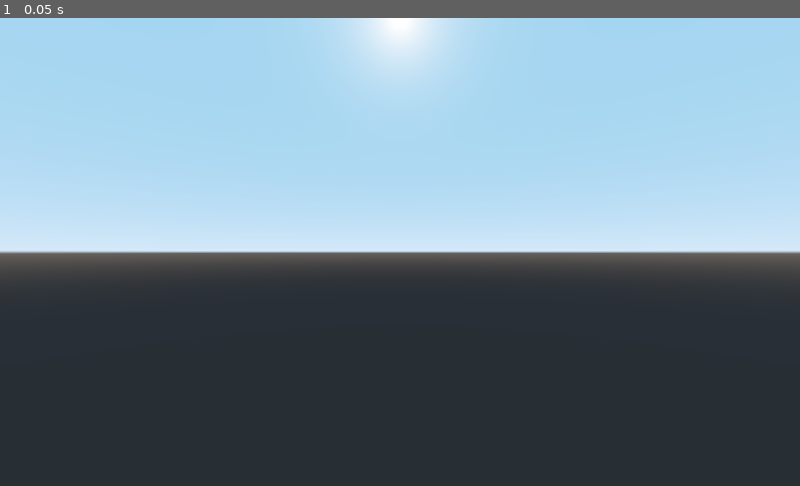
Above: before the commit, frame 1.
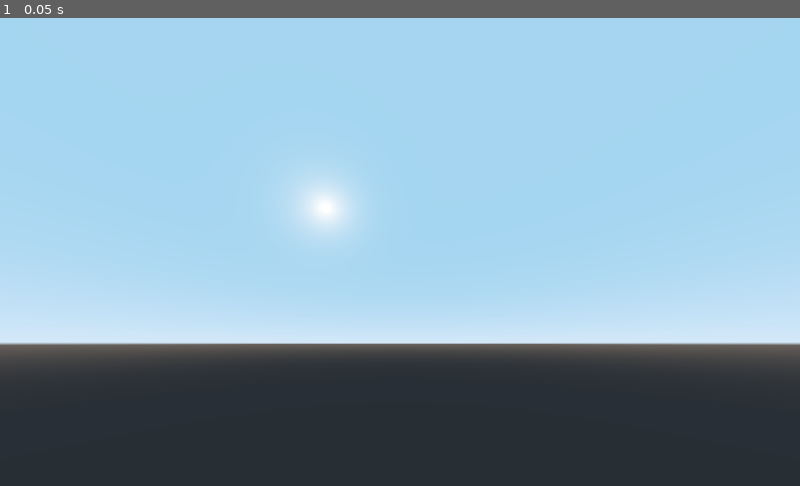
Above: after the commit, the same moment.

Repository: kb173/godot-volumetric-clouds
Game: Godot game, scene res://World.tscn
Two runs of this game, one before a commit and one after it. Both use one fixed random seed, a clock stepped at 60 frames per second and the inputs below.
Inputs:
- Up to frame 1 (0.05 s): no input

The runs differ from the first frame. In frame 1, 32% of the frame differs, in the area x 0-100%, y 0-75%.

Commit message:
Some basic cloudy fog thing is visible

Diff:
--- /dev/null
+++ b/RaymarchingCloudsCamera.shader
@@ -0,0 +1,70 @@
+shader_type canvas_item;
+
+uniform sampler2D camera_view;
+uniform sampler2D worley;
+
+uniform float depth = 128.0;
+
+uniform int num_steps = 64;
+uniform float step_length = 0.5;
+
+varying vec3 offset;
+varying vec3 start_position;
+varying vec3 direction;
+
+vec4 texture3d(sampler2D p_texture, vec3 p_uvw) {
+	vec3 mod_uvw = mod(p_uvw + offset, 1.0);
+
+	float fd = mod_uvw.z * depth;
+	float fz = floor(fd);
+
+	vec2 uv1 = vec2(mod_uvw.x, (mod_uvw.y + fz) / depth);
+	vec2 uv2 = vec2(mod_uvw.x, mod((mod_uvw.y + fz + 1.0) / depth, 1.0));
+
+	vec4 col1 = texture(p_texture, uv1);
+	vec4 col2 = texture(p_texture, uv2);
+
+	return mix(col1, col2, fd - fz);
+}
+
+float cloud_density(vec3 p_pos) {
+	vec4 density_in_texture = texture3d(worley, p_pos);
+
+	// join our octaves
+	float value = density_in_texture.r + (0.5 * density_in_texture.g) + (0.25 * density_in_texture.b);
+
+	// inverse and clamp
+	value = clamp(1.0 - value, 0.0, 1.0);
+
+	return value;
+}
+
+void vertex() {
+	// Position
+	start_position = vec3(VERTEX.x, 0.0, VERTEX.y);
+
+	// get our direction for our raymarch
+	direction = (inverse(PROJECTION_MATRIX) * vec4(normalize(start_position), 0.0)).xyz;
+}
+
+void fragment() {
+	// Draw the camera's view
+    COLOR = texture(camera_view, SCREEN_UV);
+
+	// March forward
+	float distance_to_camera = 0.0f;
+	vec3 cloud_color = vec3(1.0, 1.0, 1.0);
+	float cloud_alpha = 0.0f;
+
+	for (int i = 0; i < num_steps; i++) {
+		vec3 position = (start_position + distance_to_camera * vec3(0.0, 0.0, -1.0)) * 0.002;
+
+		float density = cloud_density(position);
+
+		cloud_alpha += density * 0.005;
+
+		distance_to_camera += step_length;
+	}
+
+	COLOR += vec4(cloud_color * cloud_alpha, 0.0);
+}
--- a/World.tscn
+++ b/World.tscn
@@ -1,6 +1,7 @@
-[gd_scene load_steps=7 format=2]
+[gd_scene load_steps=8 format=2]
 
 [ext_resource path="res://addons/shader_procedural_textures/Worley_texture.tscn" type="PackedScene" id=1]
+[ext_resource path="res://RaymarchingCloudsCamera.shader" type="Shader" id=2]
 
 [sub_resource type="ProceduralSky" id=1]
 
@@ -8,23 +9,20 @@
 background_mode = 2
 background_sky = SubResource( 1 )
 
-[sub_resource type="Shader" id=3]
-code = "shader_type canvas_item;
-
-uniform sampler2D camera_view;
-
-void fragment() {
-	// Add the masked view and the true view depending on the factor
-    COLOR = texture(camera_view, SCREEN_UV);
-}"
-
 [sub_resource type="ViewportTexture" id=6]
 viewport_path = NodePath("Viewport")
 
+[sub_resource type="ViewportTexture" id=7]
+viewport_path = NodePath("Worley_texture")
+
 [sub_resource type="ShaderMaterial" id=5]
 resource_local_to_scene = true
-shader = SubResource( 3 )
+shader = ExtResource( 2 )
+shader_param/depth = 128.0
+shader_param/num_steps = 64
+shader_param/step_length = 0.5
 shader_param/camera_view = SubResource( 6 )
+shader_param/worley = SubResource( 7 )
 
 [node name="World" type="Spatial"]
 
@@ -32,13 +30,16 @@
 environment = SubResource( 2 )
 
 [node name="Worley_texture" parent="." instance=ExtResource( 1 )]
+texture_size = Vector3( 256, 256, 64 )
 
 [node name="Viewport" type="Viewport" parent="."]
 size = Vector2( 1024, 600 )
 render_target_update_mode = 3
 
 [node name="Camera" type="Camera" parent="Viewport"]
+transform = Transform( 0.906308, -0.178606, -0.383022, 0, 0.906308, -0.422618, 0.422618, 0.383022, 0.821394, -13, 12, 25 )
 current = true
+fov = 100.0
 
 [node name="ScreenTexture" type="ColorRect" parent="."]
 material = SubResource( 5 )
